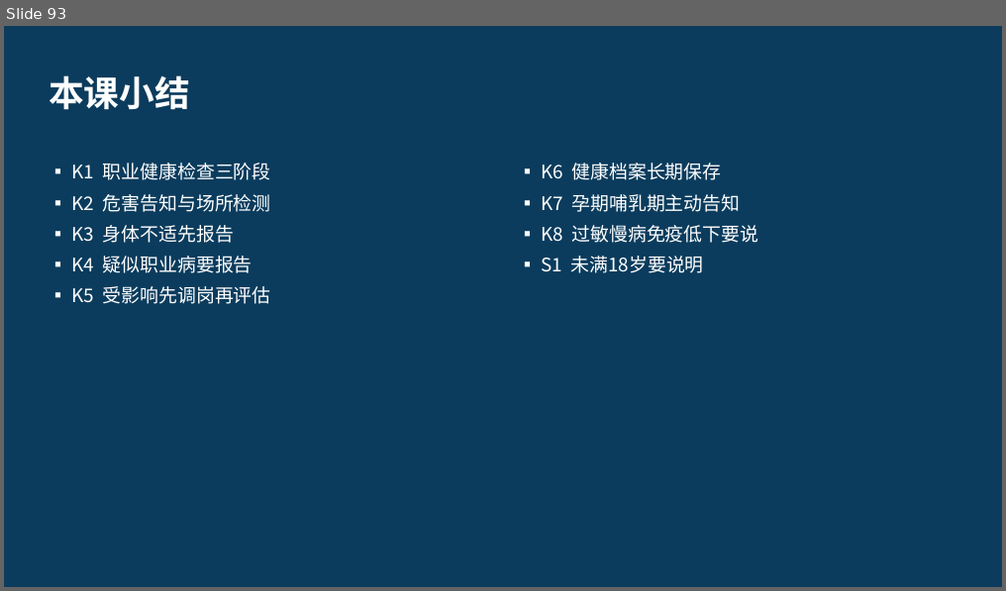
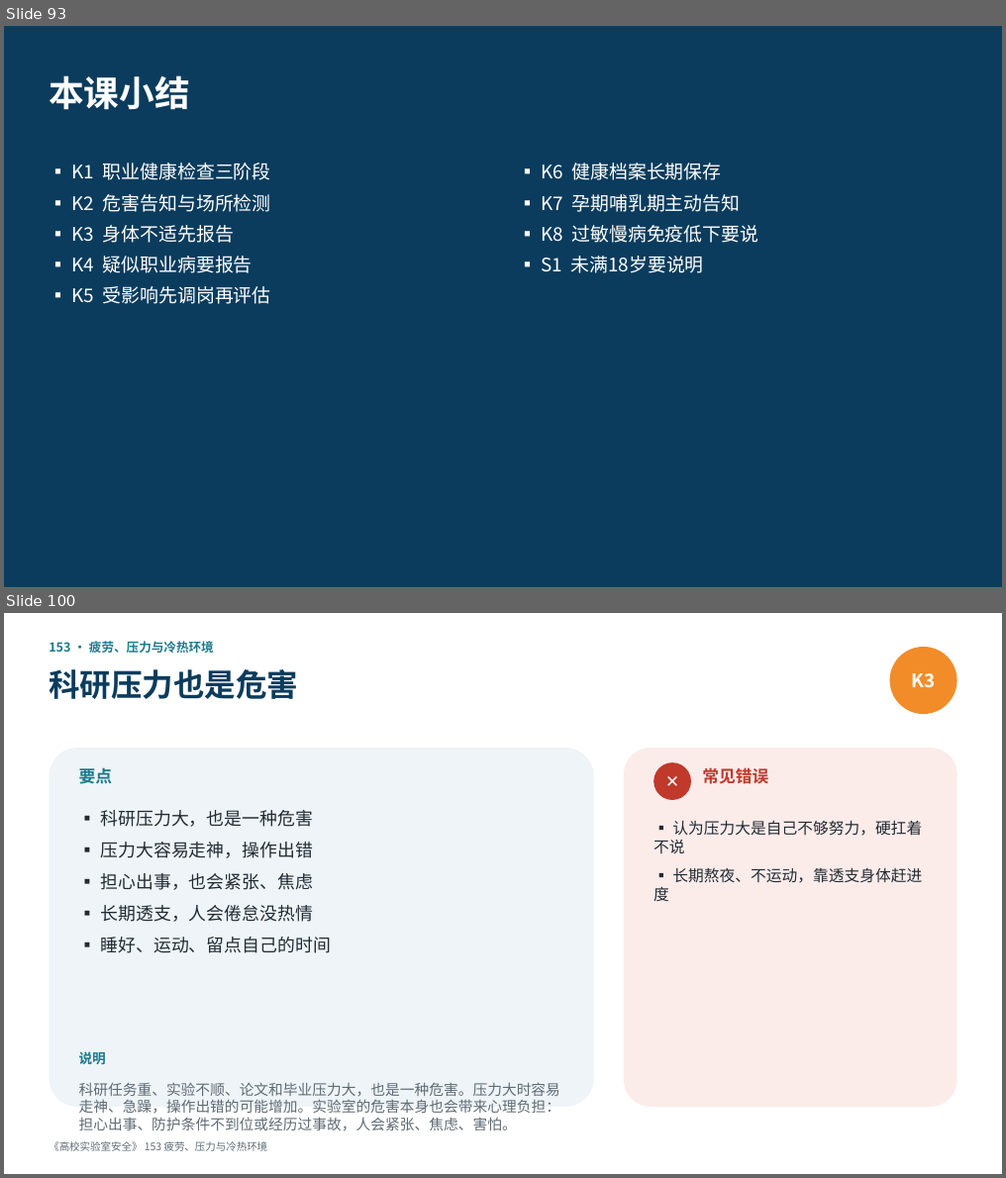
Before and after one commit to hanrongwx-max/videoyoutubo, a slide deck: course/高校实验室安全/课件/第13章_人机工效与职业健康.pptx. Shown one above the other, each under a label of ours: slide 93 before the commit, slides 93 and 100 after it; the slides between them are not shown. The pictures are 1006x591 and 1006x1178 pixels, drawn with LibreOffice and Linux fonts; fonts in the diff are those of the drawing. Boxes give left, top, right and bottom in pixels: in the first picture for what was removed or moved away, otherwise in the second. Text is boxed around its words. In the diff, an @@ line names an element or a change of style, - is before the commit and + after.

```diff
--- a/course/高校实验室安全/课件/第13章_人机工效与职业健康.pptx
+++ b/course/高校实验室安全/课件/第13章_人机工效与职业健康.pptx
@@ slide 100 added at <box>4,613,1002,1174</box>, background #FFFFFF @@
@@ text added at <box>49,641,214,653</box>, 12 pt, text #1D7A8C, bold @@
+153 · 疲劳、压力与冷热环境
@@ text added at <box>49,669,298,699</box>, 30 pt, text #0B3C5D, bold @@
+科研压力也是危害
@@ ellipse added at <box>890,647,957,714</box>, fill #F28C28, 18 pt, text #FFFFFF, bold @@
+K3
@@ rounded rectangle added at <box>49,748,594,1107</box>, fill #EEF4F7 @@
@@ rounded rectangle added at <box>624,748,957,1107</box>, fill #FBECEA @@
@@ text added at <box>79,768,113,784</box>, 16 pt, text #1D7A8C, bold @@
+要点
@@ ellipse added at <box>653,762,691,800</box>, fill #C0392B, 16 pt, text #FFFFFF, bold @@
+✕
@@ text added at <box>702,768,768,784</box>, 16 pt, text #C0392B, bold @@
+常见错误
@@ text added at <box>100,810,331,954</box>, 17 pt, text #222B33 @@
+▪ 科研压力大，也是一种危害
+▪ 压力大容易走神，操作出错
+▪ 担心出事，也会紧张、焦虑
+▪ 长期透支，人会倦怠没热情
+▪ 睡好、运动、留点自己的时间
@@ text added at <box>653,820,922,901</box>, 15 pt, text #222B33 @@
+▪ 认为压力大是自己不够努力，硬扛着不说
+▪ 长期熬夜、不运动，靠透支身体赶进度
@@ text added at <box>79,1053,106,1064</box>, 13 pt, text #1D7A8C, bold @@
+说明
@@ text added at <box>79,1082,560,1132</box>, 14 pt, text #5F6B75 @@
+科研任务重、实验不顺、论文和毕业压力大，也是一种危害。压力大时容易走神、急躁，操作出错的可能增加。实验室的危害本身也会带来心理负担：担心出事、防护条件不到位或经历过事故，人会紧张、焦虑、害怕。
@@ text added at <box>49,1142,268,1152</box>, 10 pt, text #5F6B75 @@
+《高校实验室安全》 153 疲劳、压力与冷热环境
```
Also in this commit, not shown: 15 other slides added, 2 other files.
